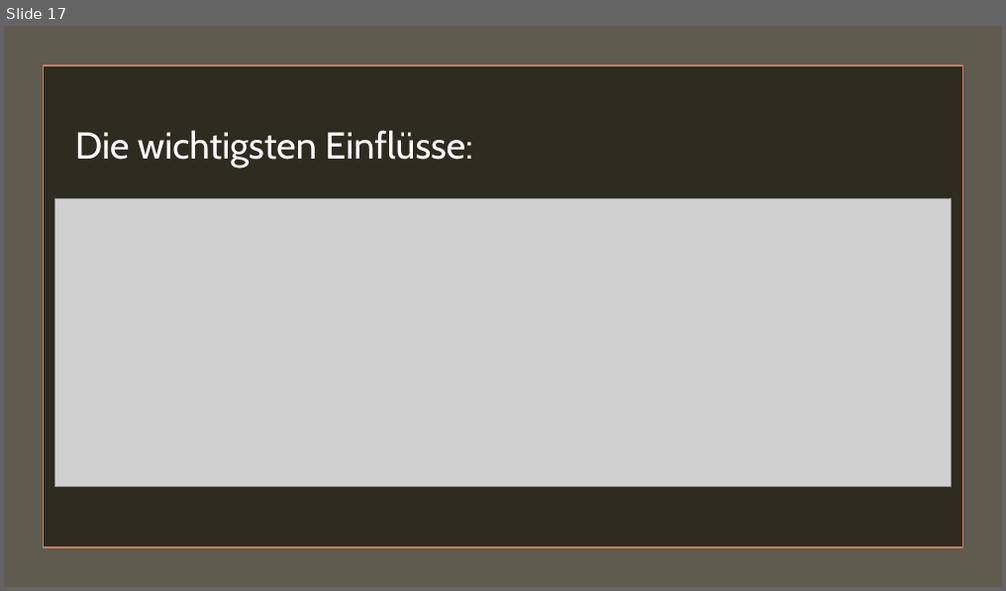
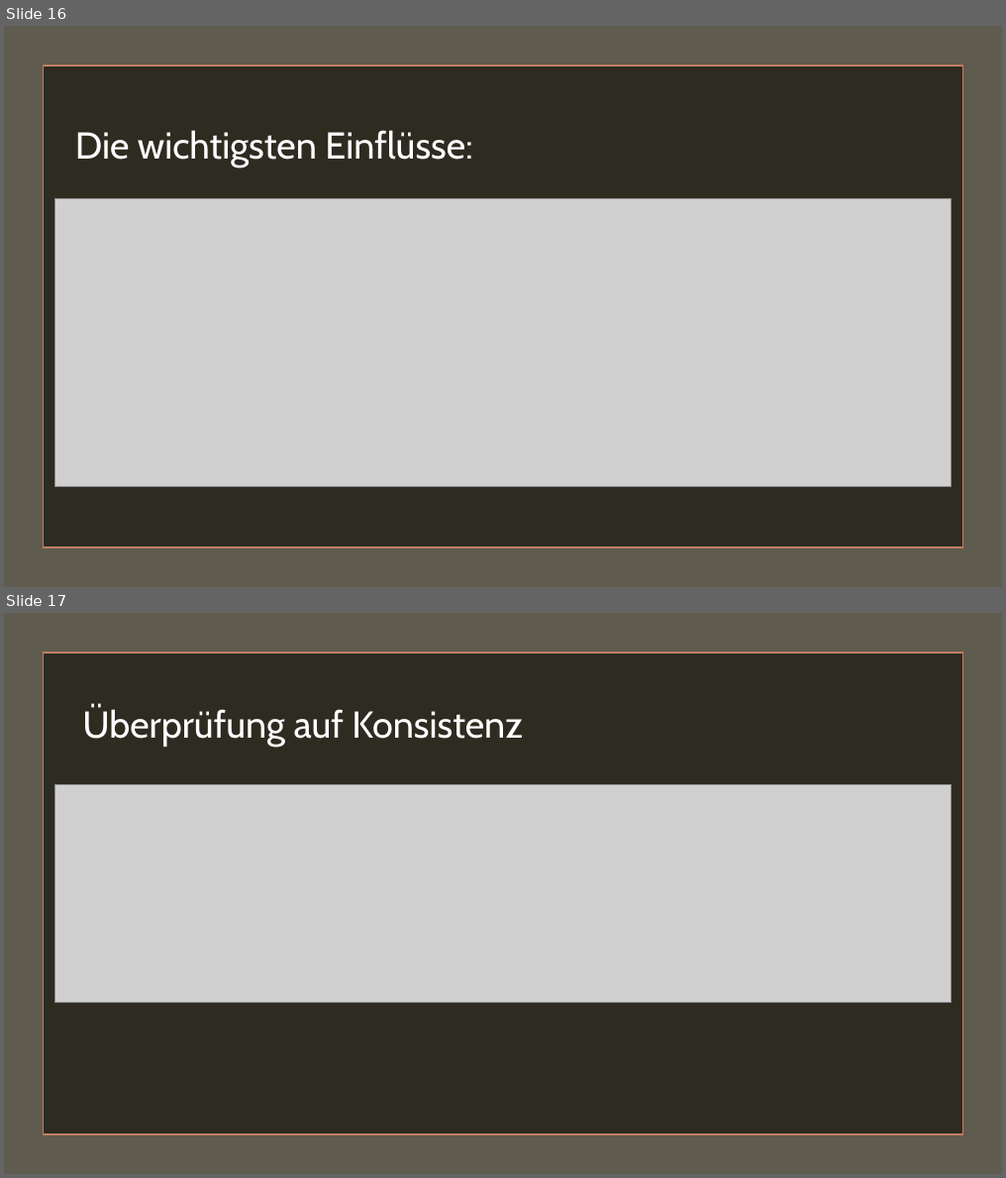
Before and after one commit to plastikpamaro/MKon, a slide deck: Meilenstein 1/Präsentation/Präsentation MS1.pptx. Shown one above the other, each under a label of ours: slide 17 before the commit, slides 16 and 17 after it. The pictures are 1006x591 and 1006x1178 pixels, drawn with LibreOffice and Linux fonts; fonts in the diff are those of the drawing; grey boxes stand for pictures. Boxes give left, top, right and bottom in pixels: in the first picture for what was removed or moved away, otherwise in the second. Text is boxed around its words. In the diff, an @@ line names an element or a change of style, - is before the commit and + after.

```diff
--- a/Meilenstein 1/Präsentation/Präsentation MS1.pptx
+++ b/Meilenstein 1/Präsentation/Präsentation MS1.pptx
@@ slide 17 added at (x1=4, y1=613, x2=1002, y2=1174), background #4960A6 @@
@@ rectangle added at (x1=4, y1=613, x2=1002, y2=1174), fill #605B4F @@
@@ rectangle added at (x1=43, y1=653, x2=963, y2=1136), fill #2E2B21, outline #C17F63 1.75 pt @@
@@ text added at (x1=82, y1=706, x2=523, y2=747), 36 pt, text #FFFFFF @@
+Überprüfung auf Konsistenz
@@ picture added at (x1=54, y1=784, x2=951, y2=1003) @@
@@ what was slide 17 is now slide 16 @@
```
Also in this commit, not shown: 2 slides changed, 1 other slide added, 3 slides removed.
